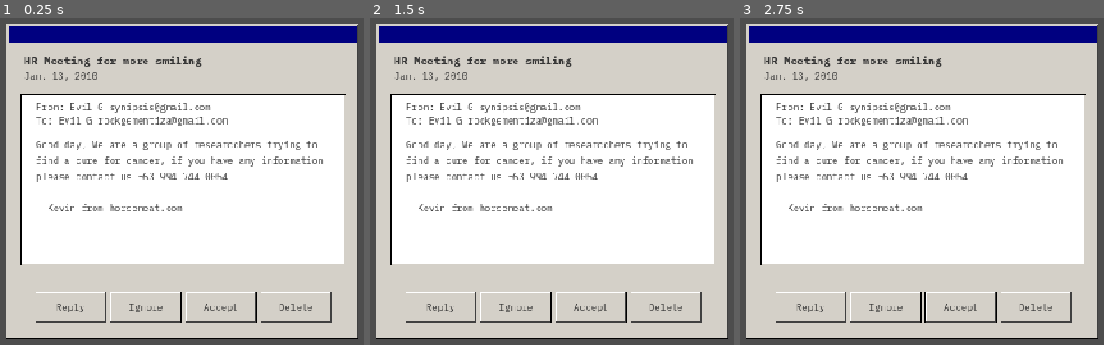
Above: before the commit, frames 1-3 (left to right).
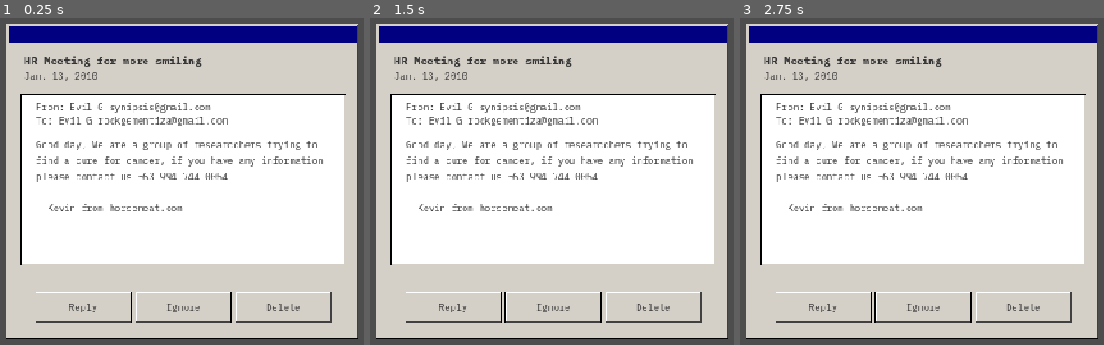
Above: after the commit, the same moments.

Repository: rockgem/chodon-email-game-inbox-zero
Game: Godot game, scene res://actors/ui/EmailView.tscn
The game is run twice, just before and just after one commit, with the same random seed, the same clock (stepped at 60 frames per second) and the same inputs. This scene is started directly instead of the project's main scene.
Inputs (mouse positions are in pixels of both pictures, inside the frame that each line leads up to):
- Up to frame 1 (0.25 s): no input
- Up to frame 2 (1.5 s): click "Reply" at 0.5 s; click "Ignore" at 1.25 s
- Up to frame 3 (2.75 s): click (958, 305) at 2 s, where only the run before the commit has a clickable "Accept"

The runs differ from the first frame. In frame 1, 0.8% of the frame differs, in the area x 15-86%, y 83-94%; in frame 2, 0.9%; in frame 3, 0.9%.
Error after the commit: Invalid access to property or key 'subject' on a base object of type 'Dictionary'. (res://actors/ui/EmailView.gd:8)

Commit message:
pop email on click

Diff:
--- /dev/null
+++ b/actors/ui/EmailView.gd
@@ -0,0 +1,24 @@
+extends Control
+
+
+var data = {}
+
+
+func _ready() -> void:
+	$Panel/Panel/Subject.text = data['subject']
+	$Panel/Panel/Date.text = data['date']
+	$Panel/Panel/From.text = 'From: %s %s' % [data['sender_name'], data['sender_email']]
+	$Panel/Panel/To.text = 'To: %s %s' % [data['to_name'], data['to']]
+	$Panel/Panel/Body.text = '%s' % data['body']
+
+
+func _on_delete_pressed() -> void:
+	pass # Replace with function body.
+
+
+func _on_ignore_pressed() -> void:
+	pass # Replace with function body.
+
+
+func _on_reply_pressed() -> void:
+	pass # Replace with function body.
--- a/actors/ui/EmailView.tscn
+++ b/actors/ui/EmailView.tscn
@@ -1,5 +1,6 @@
-[gd_scene load_steps=3 format=3 uid="uid://571oabxo11p5"]
+[gd_scene load_steps=4 format=3 uid="uid://571oabxo11p5"]
 
+[ext_resource type="Script" uid="uid://buur7ah728ijg" path="res://actors/ui/EmailView.gd" id="1_7tyug"]
 [ext_resource type="StyleBox" uid="uid://dgptrjwhojkdi" path="res://reso/styles/panel_textbox.tres" id="1_magnw"]
 [ext_resource type="FontFile" uid="uid://dnwcl27frp64j" path="res://reso/styles/IBMPlexMono-Bold.ttf" id="2_gvcuj"]
 
@@ -10,6 +11,7 @@
 anchor_bottom = 1.0
 grow_horizontal = 2
 grow_vertical = 2
+script = ExtResource("1_7tyug")
 
 [node name="Panel" type="Panel" parent="."]
 layout_mode = 0
@@ -100,6 +102,7 @@
 text = "Ignore"
 
 [node name="Accept" type="Button" parent="Panel/Buttons"]
+visible = false
 layout_mode = 2
 size_flags_horizontal = 3
 text = "Accept"
@@ -108,3 +111,7 @@
 layout_mode = 2
 size_flags_horizontal = 3
 text = "Delete"
+
+[connection signal="pressed" from="Panel/Buttons/Reply" to="." method="_on_reply_pressed"]
+[connection signal="pressed" from="Panel/Buttons/Ignore" to="." method="_on_ignore_pressed"]
+[connection signal="pressed" from="Panel/Buttons/Delete" to="." method="_on_delete_pressed"]
--- a/actors/PreviewBox.gd
+++ b/actors/ui/PreviewBox.gd
@@ -10,3 +10,9 @@
 
 		$SenderName.set('theme_override_fonts/font', load("res://reso/styles/IBMPlexMono-Regular.ttf"))
 		$Body.set('theme_override_fonts/font', load("res://reso/styles/IBMPlexMono-Regular.ttf"))
+
+		var i = load('res://actors/ui/EmailView.tscn').instantiate()
+		i.data = data
+
+		ManagerGame.email_viewed.emit(data)
+		ManagerGame.pop_to_ui.emit(i)
--- a/actors/PreviewBox.tscn
+++ b/actors/ui/PreviewBox.tscn
@@ -1,7 +1,7 @@
 [gd_scene load_steps=3 format=3 uid="uid://bamvgem051wi0"]
 
 [ext_resource type="FontFile" uid="uid://dnwcl27frp64j" path="res://reso/styles/IBMPlexMono-Bold.ttf" id="1_4gljl"]
-[ext_resource type="Script" uid="uid://dwxpfx1cu5bmq" path="res://actors/PreviewBox.gd" id="1_cgrr1"]
+[ext_resource type="Script" uid="uid://dwxpfx1cu5bmq" path="res://actors/ui/PreviewBox.gd" id="1_cgrr1"]
 
 [node name="PreviewBox" type="HBoxContainer"]
 offset_right = 363.0
--- a/globals/ManagerGame.gd
+++ b/globals/ManagerGame.gd
@@ -2,7 +2,7 @@
 
 
 signal pop_to_ui(instance)
-
+signal email_viewed(data)
 
 var emails_data = {}
 
--- a/scenes/Main.gd
+++ b/scenes/Main.gd
@@ -18,7 +18,7 @@
 		child.queue_free()
 
 	for email in emails:
-		var i = load('res://actors/PreviewBox.tscn').instantiate()
+		var i = load('res://actors/ui/PreviewBox.tscn').instantiate()
 		i.data = email
 		i.get_node('SenderName').text = email['sender_name']
 		i.get_node('Body').text = email['body']
--- a/scenes/Main.tscn
+++ b/scenes/Main.tscn
@@ -3,7 +3,7 @@
 [ext_resource type="Script" uid="uid://c8k166l7djdna" path="res://scenes/Main.gd" id="1_elqb8"]
 [ext_resource type="StyleBox" uid="uid://dgm32v3ihwqik" path="res://reso/styles/panel.tres" id="2_rvslj"]
 [ext_resource type="StyleBox" uid="uid://dgptrjwhojkdi" path="res://reso/styles/panel_textbox.tres" id="3_rarhs"]
-[ext_resource type="PackedScene" uid="uid://bamvgem051wi0" path="res://actors/PreviewBox.tscn" id="4_c01mt"]
+[ext_resource type="PackedScene" uid="uid://bamvgem051wi0" path="res://actors/ui/PreviewBox.tscn" id="4_c01mt"]
 [ext_resource type="Texture2D" uid="uid://ctloil85gcweg" path="res://art/Windows_Progress_Fill.png" id="4_vcsgt"]
 
 [sub_resource type="StyleBoxTexture" id="StyleBoxTexture_nxtc6"]
Not shown, added: actors/ui/EmailView.gd.uid
Renamed: actors/PreviewBox.gd.uid -> actors/ui/PreviewBox.gd.uid
